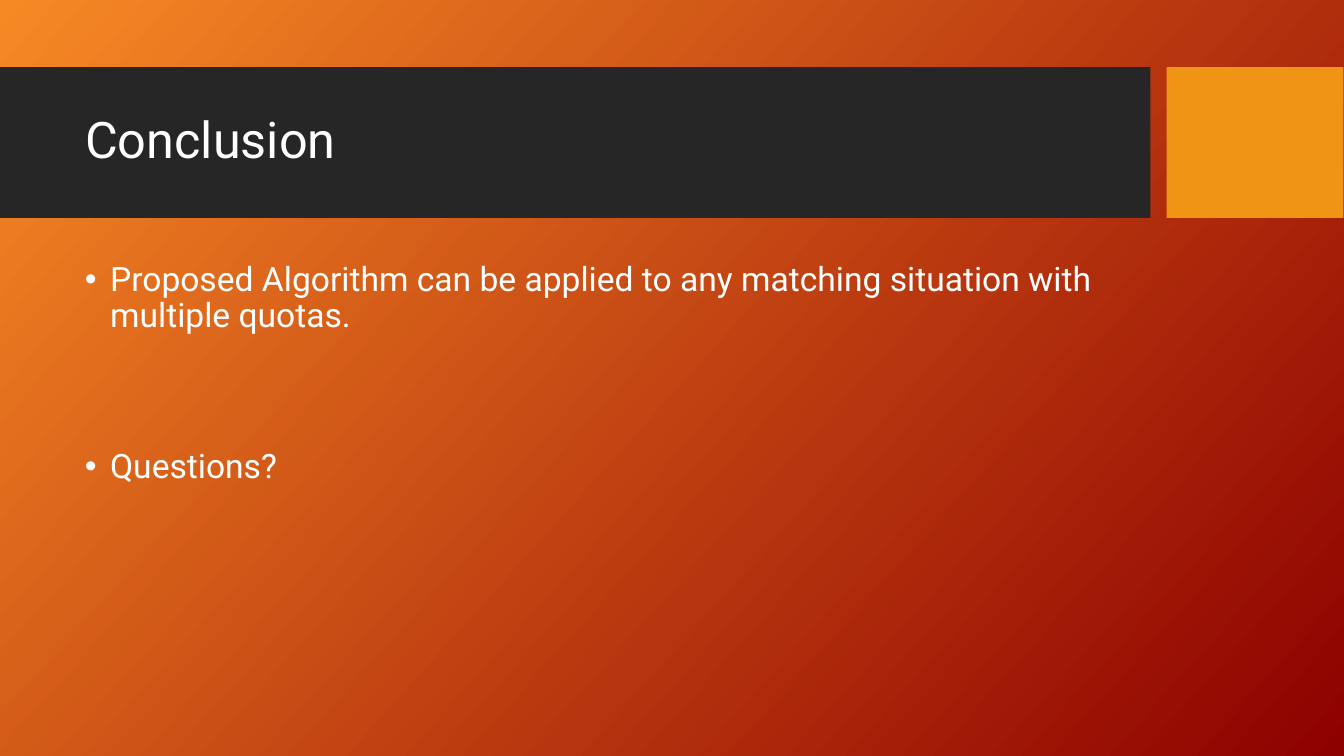
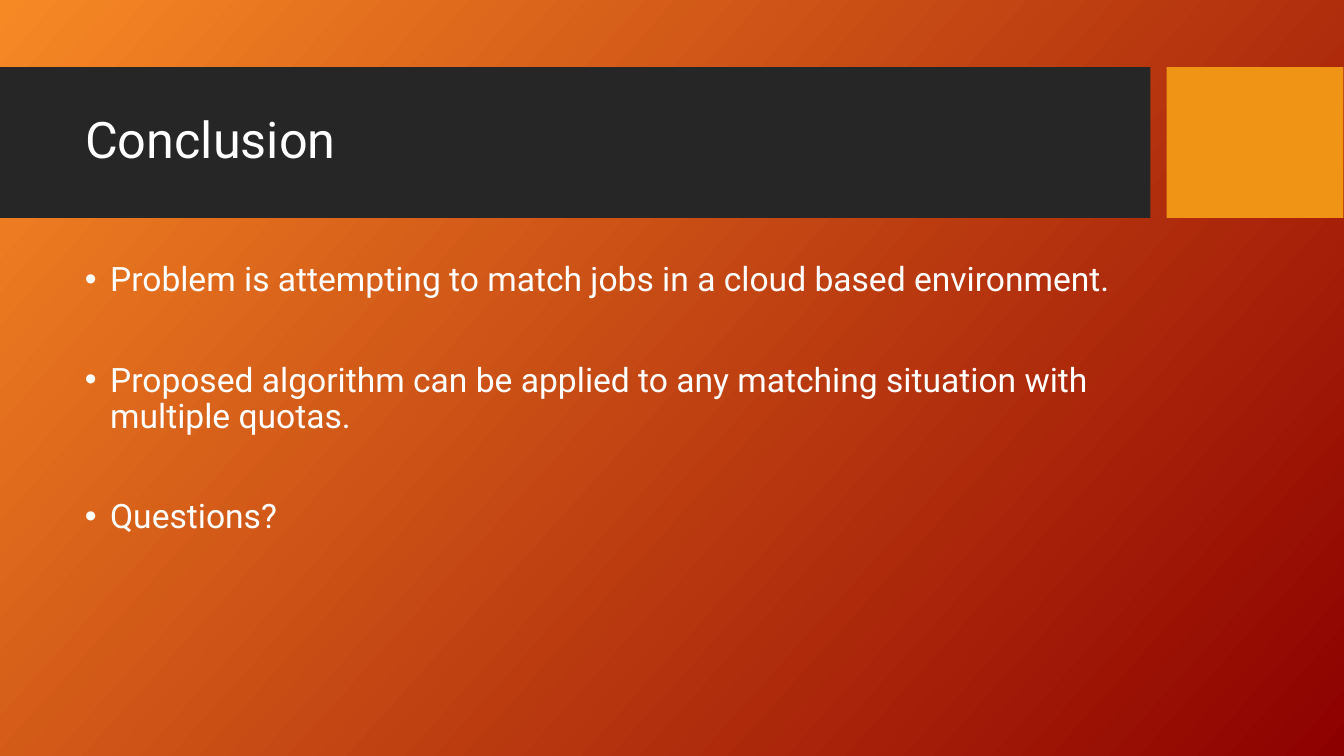
Before and after one commit to fmromano/GameTheoryProject, a slide deck: slide 12 of Paper/MatchingJobsPresentation_KH_FR.ppt. Drawn at 1344x756 pixels with LibreOffice and Linux fonts; fonts in the diff are those of the drawing; background and template pictures are left out. Boxes give left, top, right and bottom in pixels: in the first picture for what was removed or moved away, otherwise in the second. Text is boxed around its words. In the diff, an @@ line names an element or a change of style, - is before the commit and + after.

```diff
--- a/Paper/MatchingJobsPresentation_KH_FR.ppt
+++ b/Paper/MatchingJobsPresentation_KH_FR.ppt
@@ text at bbox=[110, 265, 1109, 435]: text changed @@
-• Proposed Algorithm can be applied to any matching situation with multiple quotas.
+• Problem is attempting to match jobs in a cloud based environment.
+• Proposed algorithm can be applied to any matching situation with multiple quotas.
```
Also in this commit, not shown: 1 other slide changed, 2 slides added, 2 slides removed.
